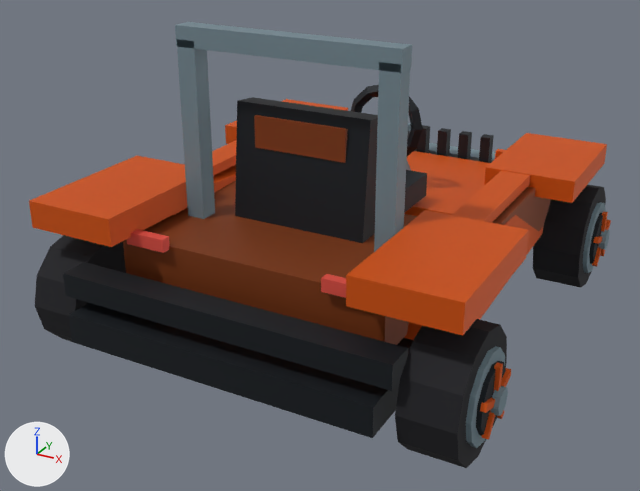
The glTF model DLC/NarutoShippuden/assets/kart/naruto-shippuden/kakashi-war/kart.glb: old version first, new version second.
Both versions are drawn from a camera (50 mm lens) standing at (2.06, -4.1, 2.4) and looking at (-0.12, -0.13, 0.41). The axes (+X, +Y, +Z) are drawn at lower left. The lights are the same throughout. The older version comes first. Where no turn or scale is listed for an object, it has been applied to the vertices. Vertices at exactly the same position are counted once.

In view in the first picture: 'chassis', 'wheel-front-right', 'wheel-rear-left', 'wheel-rear-right'.
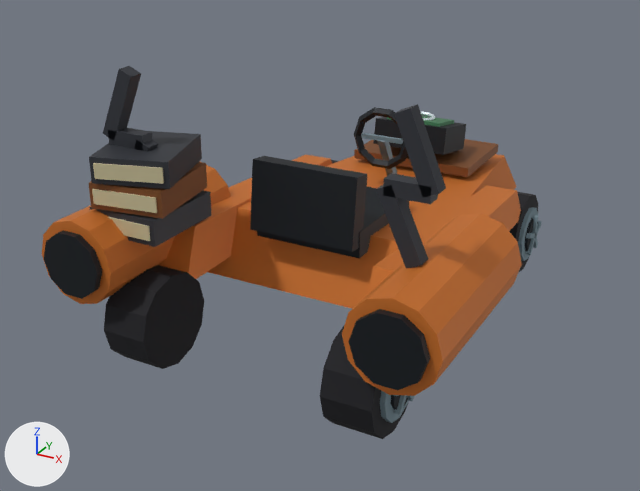
Changed parts and their boxes [x1, y1, x2, y2] in the pictures (640 x 491 px):
'chassis', deleted
    before: [29, 22, 607, 438]
'identity-speeder-speeder-long-cowl-and-stern-turbines', added (brown)
    after: [42, 139, 522, 396]
'wheel-rear-right', reshaped, moved (19% narrower, 24% shorter)
    before: [395, 319, 511, 468]
    after: [320, 326, 414, 439]
'wheel-rear-left', reshaped, moved
    before: [35, 235, 126, 342]
    after: [104, 265, 204, 369]
'identity-speeder-driver-cockpit', added
    after: [250, 107, 409, 258]
'identity-speeder-motif-books', added
    after: [89, 131, 211, 247]
'identity-speeder-motif-electric', added
    after: [103, 66, 446, 268]
'wheel-front-right', reshaped, moved
    before: [533, 185, 611, 288]
    after: [509, 192, 542, 272]
'identity-speeder-motif-scanner', added
    after: [373, 112, 466, 155]
part 2 of me_wheel_front_right, added
    after: [525, 217, 538, 251]
part 3 of me_wheel_front_right, added
    after: [532, 215, 538, 234]
part 4 of me_wheel_front_right, rebuilt
    before: [533, 185, 606, 288]
    after: [509, 192, 538, 272]
part 5 of me_wheel_front_right, cut back
    before: [583, 202, 611, 273]
    after: [526, 221, 542, 255]
part 6 of me_wheel_rear_right, added (mostly hidden)
    after: [391, 395, 408, 410]
part 7 of me_wheel_rear_right, rebuilt
    before: [395, 319, 507, 468]
    after: [320, 326, 409, 439]
part 8 of me_wheel_rear_right, cut back (mostly hidden afterwards)
    before: [466, 346, 511, 448]
    after: [394, 395, 414, 415]

The change, as a diff of the scene's bpy script:
```diff
--- a/DLC/NarutoShippuden/assets/kart/naruto-shippuden/kakashi-war/kart.glb.py
+++ b/DLC/NarutoShippuden/assets/kart/naruto-shippuden/kakashi-war/kart.glb.py
@@ me_wheel_rear_left @@
-me_wheel_rear_left.from_pydata(...)  # 132 vertices, 228 faces; spans x -0.22..0.135, y -0.31..0.31, z -0.31..0.31
+me_wheel_rear_left.from_pydata(...)  # 113 vertices, 196 faces; spans x -0.183..0.125, y -0.25..0.25, z -0.25..0.25
+# me_wheel_rear_left part 1: the loose piece of 26 vertices spanning x -0.135..0.135, y -0.31..0.31, z -0.31..0.31 is rebuilt with 51 vertices and now spans x -0.149..0.125, y -0.25..0.25, z -0.25..0.25
+# other edits to the shape of me_wheel_rear_left do not show in these pictures
 me_wheel_rear_left.materials.append(mat_wheel_vertex_colours)
@@ me_wheel_front_right @@
-me_wheel_front_right.from_pydata(...)  # 132 vertices, 228 faces; spans x -0.135..0.22, y -0.31..0.31, z -0.31..0.31
+me_wheel_front_right.from_pydata(...)  # 113 vertices, 196 faces; spans x -0.125..0.183, y -0.25..0.25, z -0.25..0.25
+# me_wheel_front_right part 2: a new loose piece, a 10-sided cylinder along x spanning x 0.141..0.166, y -0.107..0.107, z -0.112..0.113, in mat_wheel_vertex_colours
+# me_wheel_front_right part 3: a new loose piece, a box spanning x 0.157..0.183, y -0.015..0.015, z 0.0..0.125, in mat_wheel_vertex_colours
+# me_wheel_front_right part 4: the loose piece of 26 vertices spanning x -0.135..0.135, y -0.31..0.31, z -0.31..0.31 is rebuilt with 51 vertices and now spans x -0.125..0.149, y -0.25..0.25, z -0.25..0.25
+# me_wheel_front_right part 5: 106 vertices removed from x 0.133..0.22, y -0.217..0.217, z -0.217..0.217; 32 vertices added at x 0.157..0.183, y -0.124..0.124, z -0.11..0.053
 me_wheel_front_right.materials.append(mat_wheel_vertex_colours)
@@ me_wheel_rear_right @@
-me_wheel_rear_right.from_pydata(...)  # 132 vertices, 228 faces; spans x -0.135..0.22, y -0.31..0.31, z -0.31..0.31
+me_wheel_rear_right.from_pydata(...)  # 113 vertices, 196 faces; spans x -0.125..0.183, y -0.25..0.25, z -0.25..0.25
+# me_wheel_rear_right part 6: a new loose piece, a 10-sided cylinder along x spanning x 0.141..0.166, y -0.107..0.107, z -0.112..0.113, in mat_wheel_vertex_colours
+# me_wheel_rear_right part 7: the loose piece of 26 vertices spanning x -0.135..0.135, y -0.31..0.31, z -0.31..0.31 is rebuilt with 51 vertices and now spans x -0.125..0.149, y -0.25..0.25, z -0.25..0.25
+# me_wheel_rear_right part 8: 106 vertices removed from x 0.133..0.22, y -0.217..0.217, z -0.217..0.217; 32 vertices added at x 0.157..0.183, y -0.124..0.124, z -0.11..0.053
+# other edits to the shape of me_wheel_rear_right do not show in these pictures
 me_wheel_rear_right.materials.append(mat_wheel_vertex_colours)
@@ ob_chassis @@
-ob_chassis = bpy.data.objects.new('chassis', me_chassis)
@@ ob_wheel_rear_left @@
 ob_wheel_rear_left = bpy.data.objects.new('wheel-rear-left', me_wheel_rear_left)
-ob_wheel_rear_left.location = (-1.0, -0.975, 0.31)
+ob_wheel_rear_left.location = (-0.61, -0.98, 0.25)
@@ ob_wheel_front_right @@
 ob_wheel_front_right = bpy.data.objects.new('wheel-front-right', me_wheel_front_right)
-ob_wheel_front_right.location = (1.0, 0.975, 0.31)
+ob_wheel_front_right.location = (0.61, 0.98, 0.25)
@@ ob_wheel_rear_right @@
 ob_wheel_rear_right = bpy.data.objects.new('wheel-rear-right', me_wheel_rear_right)
-ob_wheel_rear_right.location = (1.0, -0.975, 0.31)
+ob_wheel_rear_right.location = (0.61, -0.98, 0.25)
@@ ob_identity_speeder_motif_scanner @@
+ob_identity_speeder_motif_scanner = bpy.data.objects.new('identity-speeder-motif-scanner', me_identity_speeder_motif_scanner)  # 56 vertices, 104 faces; spans x -0.235..0.235, y 0.779..1.161, z 0.681..0.914
+ob_identity_speeder_motif_scanner.location = (0.0, 0.0, 0.0)
@@ ob_identity_speeder_motif_electric @@
+ob_identity_speeder_motif_electric = bpy.data.objects.new('identity-speeder-motif-electric', me_identity_speeder_motif_electric)  # 48 vertices, 72 faces; spans x -0.87..0.87, y -0.95..-0.87, z 0.8..1.49
+ob_identity_speeder_motif_electric.location = (0.0, 0.0, 0.0)
@@ ob_identity_speeder_motif_books @@
+ob_identity_speeder_motif_books = bpy.data.objects.new('identity-speeder-motif-books', me_identity_speeder_motif_books)  # 48 vertices, 72 faces; spans x -0.924..-0.416, y -1.15..-0.593, z 0.705..1.115
+ob_identity_speeder_motif_books.location = (0.0, 0.0, 0.0)
@@ ob_identity_speeder_driver_cockpit @@
+ob_identity_speeder_driver_cockpit = bpy.data.objects.new('identity-speeder-driver-cockpit', me_identity_speeder_driver_cockpit)  # 80 vertices, 140 faces; spans x -0.3..0.3, y -0.557..0.679, z 0.459..1.086
+ob_identity_speeder_driver_cockpit.location = (0.0, 0.0, 0.0)
@@ ob_identity_speeder_speeder_long_cowl_and_stern_turbines @@
+ob_identity_speeder_speeder_long_cowl_and_stern_turbines = bpy.data.objects.new('identity-speeder-speeder-long-cowl-and-stern-turbines', me_identity_speeder_speeder_long_cowl_and_stern_turbines)  # 128 vertices, 224 faces; spans x -1.05..1.05, y -1.31..1.67, z 0.29..0.83
+ob_identity_speeder_speeder_long_cowl_and_stern_turbines.location = (0.0, 0.0, 0.0)
```
